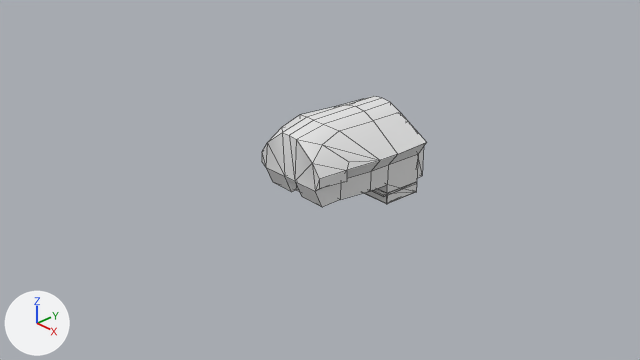
Before and after pictures for a commit that changed the Blender file Models/Squad/Spaces/mk2CockpitStandard.blend.
One viewpoint serves both versions: the file's camera 'Camera'. The lights are fixed; the arrows at lower left show +X, +Y and +Z. Mesh edges are drawn as thin lines. Materials are left out; every surface is plain grey.

Before the edit, the objects in view are built like this:
```python
me_internal = bpy.data.meshes.new('Internal')
me_internal.from_pydata(...)  # 98 vertices, 114 faces; spans x -0.98..0.79, y -0.51..1.19, z -0.33..0.85
me_internal.materials.append(mat_mk2standardiva)
ob_shellcollider = bpy.data.objects.new('shellCollider', me_internal)
ob_shellcollider.parent = ob_freeiva
ob_shellcollider.location = (0.0, 0.00743, -0.0673)
```
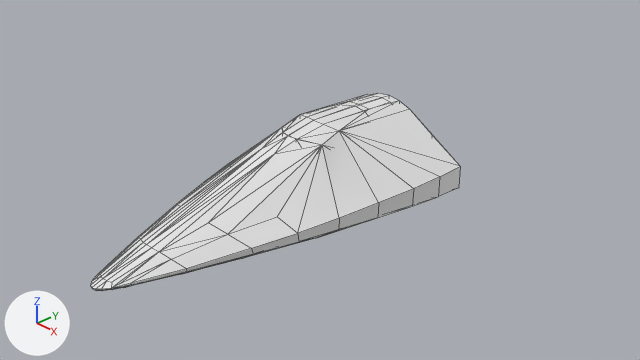
Location of each change, [x1, y1, x2, y2] in pixels of the pictures (640 x 360 px):
'depthMask', added: after [91, 93, 460, 291]
'shellCollider', unchanged, covered by the edit: before [262, 96, 426, 207]; after [281, 115, 338, 145]

The change in detail:
Mesh me_cockpit is new.
It has 134 vertices, 203 faces and spans x -1.25..1.25, y -1.25..3.28, z -0.75..0.78.
Object 'depthMask' (ob_depthmask) is new; it shows me_cockpit.
Its parent is ob_freeiva.
Its location is (0.0, 0.0, 0.0).
Its rotation in degrees is (0, 0, -180).
